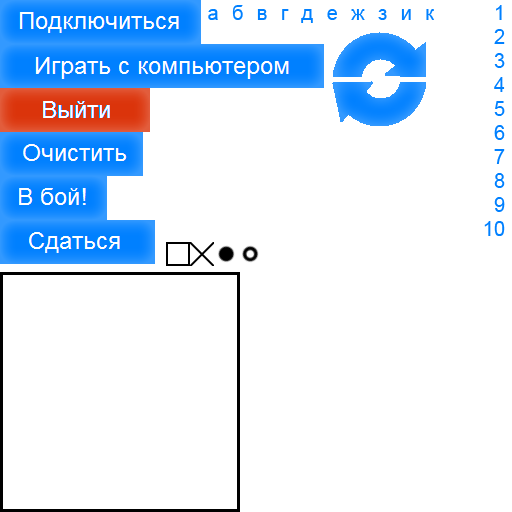
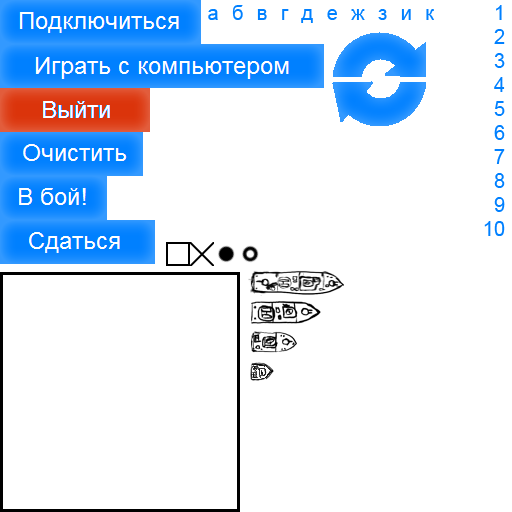
Comparing the layer stacks of the two (512, 512) images. Changes:
added layer "Слой 18" above "Слой 16" over [250, 362, 274, 381]
added layer "Слой 16" above "Слой 17" over [251, 331, 297, 353]
added layer "Слой 17" above "Слой 13" over [251, 301, 321, 324]
added layer "Слой 13" above "Слой 12" over [248, 270, 344, 296]
